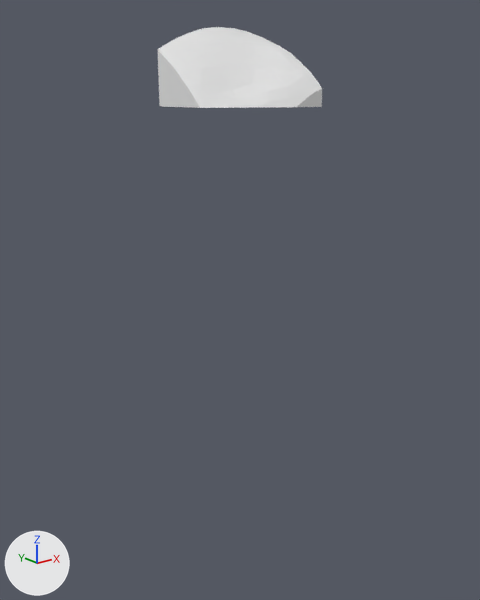
Renders of the glTF model assets/terrain/surface_pieces/surf_35_6.glb from each side of a commit.
One viewpoint serves both versions: a 50 mm lens placed at (48.7, 54.0, 0.6), pointed at (67.5, 77.5, -8.8). Every picture has the same lights, and +X, +Y and +Z are marked at lower left. The older version comes first. Where no turn or scale is listed for an object, it has been applied to the vertices.

In view in the first picture: 'geometry_0'.
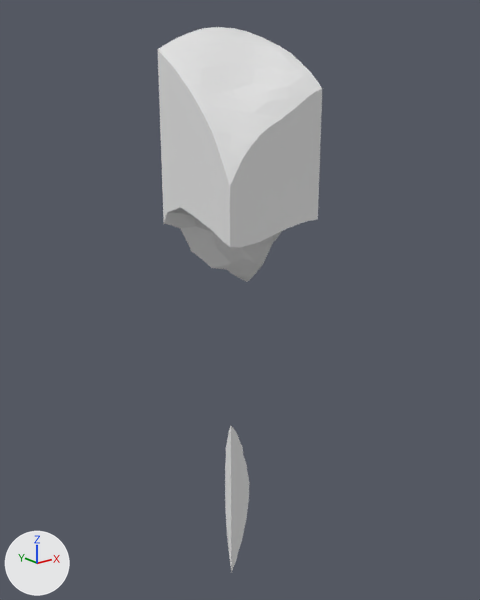
Edits to the bpy script that builds the scene:
```text
Change me_geometry_0:
    used by ob_geometry_0; location = (0.0, 0.0, 0.0)
    remove me_geometry_0.from_pydata(...)  # 109 vertices, 214 faces; spans x 65.0..70.0, y 75.0..80.0, z 0.0..3.41
    add me_geometry_0.from_pydata(...)  # 284 vertices, 560 faces; spans x 65.0..70.0, y 75.0..80.0, z -21.35..3.41
    me_geometry_0 part 1: a new loose piece of 42 vertices spanning x 65.0..66.08, y 75.0..75.45, z -21.35..-13.48
    me_geometry_0 part 2
    11 vertices are removed from x 65.0..70.0, y 75.0..80.0, z 0.0
    76 faces are deleted
    1 vertex moves from x 68.52, y 75.0, z 0.0 to x 68.23, y 75.0, z -0.15
    144 vertices are added at x 65.0..70.0, y 75.0..80.0, z -8.89..-0.12
    342 new faces join them
```

Location of each change, [x1, y1, x2, y2] in pixels of the pictures (480 x 600 px):
'geometry_0', reshaped (567% taller): before [158, 27, 322, 108]; after [158, 27, 322, 573]
part 1 of me_geometry_0, added: after [225, 426, 249, 573]
part 2 of me_geometry_0, built on: before [159, 103, 322, 108]; after [159, 103, 322, 282]
